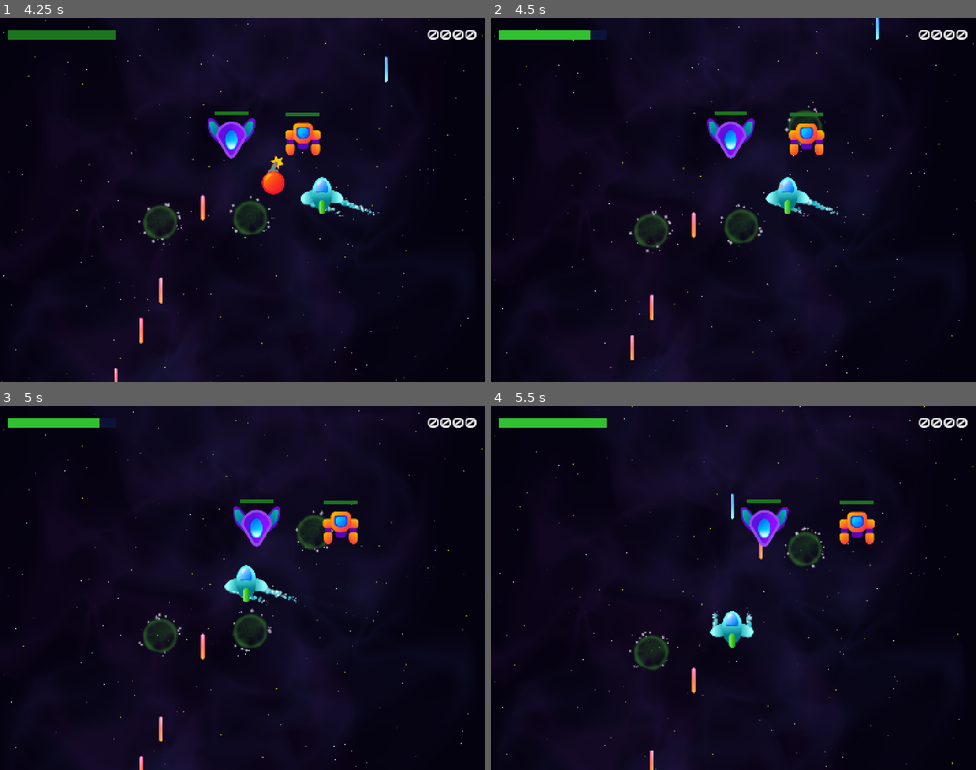
Above: before the commit, frames 1-4 (two rows, left to right).
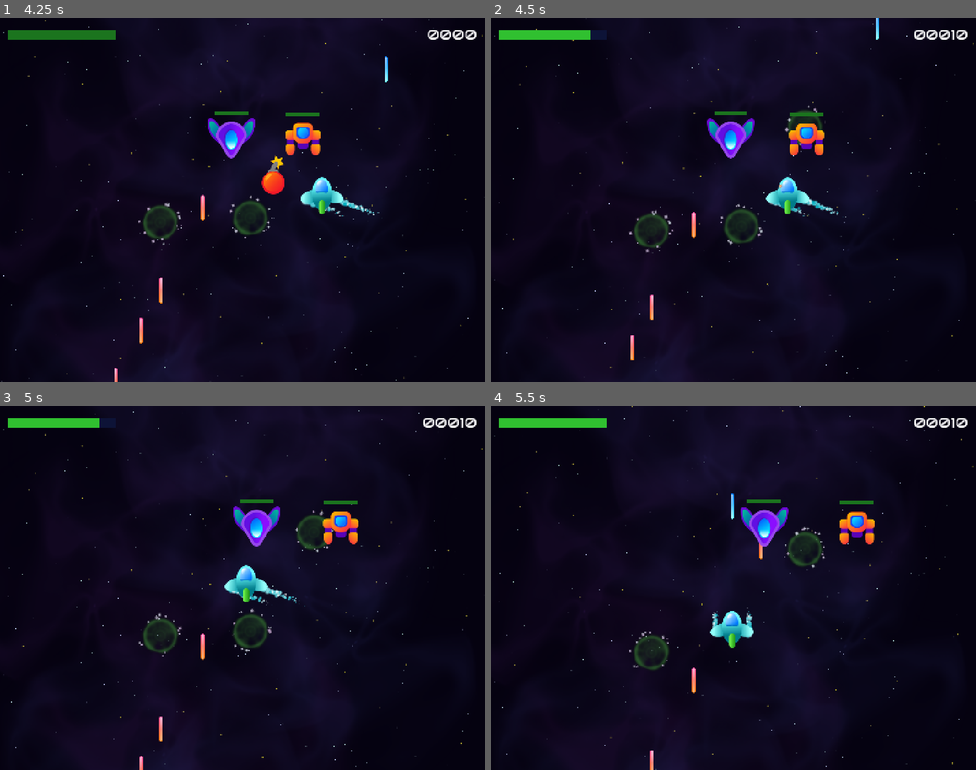
Above: after the commit, the same moments.

Repository: DaveM7788/space-ace-46
Game: Godot game, scene res://Scenes/Level/level.tscn
Two runs of this game, one before a commit and one after it. Both use one fixed random seed, a clock stepped at 60 frames per second and the inputs below. Sound files missing from this copy of the repository are replaced by a short silence.
Inputs:
- Up to frame 1 (4.25 s): hold D (right) 0.53-1.28 s; tap Space (shoot) at 0.6, 2.1, 3.6 s; hold S (down) 1.28-2.03 s; tap T (test) at 1.35, 2.85 s; hold D (right) 2.03-2.78 s; hold W (up) 2.78-3.53 s; hold A (left) from 3.53 s (still down)
- Up to frame 2 (4.5 s): keep holding A (left); tap T (test) at 4.35 s
- Up to frame 3 (5 s): keep holding A (left)
- Up to frame 4 (5.5 s): release A (left) at 5.03 s; hold S (down) from 5.03 s (still down); tap Space (shoot) at 5.1 s

Frame 1 is identical in both runs. In frame 2, 0.2% of the frame differs, in the area x 87-96%, y 3-6%; in frame 3, 0.2%; in frame 4, 0.2%.

Commit message:
Add score
score on top right of screen

Diff:
--- a/Globals/SignalHub.gd
+++ b/Globals/SignalHub.gd
@@ -4,6 +4,7 @@
 signal spawn_pool_object(position: Vector2, scene: PackedScene)
 signal player_take_damage(damage: int)
 signal player_health_boost(boost: int)
+signal points_scored(points: int)
 
 func emit_spawn_pool_object(position: Vector2, scene: PackedScene) -> void:
 	spawn_pool_object.emit(position, scene)
@@ -15,3 +16,7 @@
 
 func emit_player_health_boost(boost: int) -> void:
 	player_health_boost.emit(boost)
+
+
+func emit_points_scored(points: int) -> void:
+	points_scored.emit(points)
--- a/Scenes/Enemies/enemy_base.gd
+++ b/Scenes/Enemies/enemy_base.gd
@@ -6,6 +6,7 @@
 @export var power_up_chance := 0.4
 @export var missle_scene: PackedScene
 @export var missle_chance := 0.6
+@export var points := 0
 @onready var health_bar: HealthBar = $HealthBar
 @onready var sprite_2d: Sprite2D = $Sprite2D
 
@@ -26,6 +27,7 @@
 
 
 func _on_health_bar_died() -> void:
+	SignalHub.emit_points_scored(points)
 	SignalHub.emit_spawn_pool_object(global_position, explosion_scene)
 	create_random_chance_scene(power_up_scene, power_up_chance)
 	create_random_chance_scene(missle_scene, missle_chance)
--- a/Scenes/Enemies/enemy_robot.tscn
+++ b/Scenes/Enemies/enemy_robot.tscn
@@ -9,6 +9,7 @@
 radius = 53.0
 
 [node name="EnemyRobot" unique_id=695615700 instance=ExtResource("1_i7y0x")]
+points = 50
 
 [node name="Sprite2D" parent="." index="0" unique_id=738904732]
 scale = Vector2(1.2, 1.2)
@@ -21,6 +22,7 @@
 
 [node name="HitBox" parent="." index="2" unique_id=389845805]
 collision_shape = SubResource("CircleShape2D_l513i")
+invincible_time = 0.1
 
 [node name="HealthBar" parent="." index="3" unique_id=1403744379]
 offset_left = -50.0
--- a/Scenes/Enemies/enemy_v.tscn
+++ b/Scenes/Enemies/enemy_v.tscn
@@ -9,6 +9,7 @@
 radius = 58.0
 
 [node name="EnemyV" unique_id=695615700 instance=ExtResource("1_vftjy")]
+points = 60
 
 [node name="Sprite2D" parent="." index="0" unique_id=738904732]
 rotation = 3.1415927
@@ -23,6 +24,7 @@
 
 [node name="HitBox" parent="." index="2" unique_id=389845805]
 collision_shape = SubResource("CircleShape2D_8uayo")
+invincible_time = 0.1
 
 [node name="HealthBar" parent="." index="3" unique_id=1403744379]
 offset_left = -50.0
--- a/Scenes/GameUI/game_ui.gd
+++ b/Scenes/GameUI/game_ui.gd
@@ -3,12 +3,15 @@
 @onready var health_bar: HealthBar = $MarginContainer/HealthBar
 @onready var music: AudioStreamPlayer = $Music
 @onready var boost_sound: AudioStreamPlayer = $BoostSound
+@onready var score_label: Label = $MarginContainer/ScoreLabel
 
+var _score := 0
 
 # Called when the node enters the scene tree for the first time.
 func _ready() -> void:
 	SignalHub.player_take_damage.connect(on_player_take_damage)
 	SignalHub.player_health_boost.connect(on_player_health_boost)
+	SignalHub.points_scored.connect(on_points_scored)
 
 
 func on_player_take_damage(damage: int) -> void:
@@ -20,6 +23,11 @@
 	boost_sound.play()
 
 
+func on_points_scored(points: int) -> void:
+	_score += points
+	score_label.text = "%05d" % _score
+
+
 func _on_health_bar_died() -> void:
 	music.stop()
 	get_tree().paused = true
--- a/Scenes/Projectiles/base_projectile.gd
+++ b/Scenes/Projectiles/base_projectile.gd
@@ -2,6 +2,7 @@
 
 @export var explosion_scene: PackedScene
 @export var explosion_margin: float = 40.0
+@export var points := 0
 @onready var life_timer: Timer = $LifeTimer
 @onready var hit_box: HitBox = $HitBox
 var _mover: Mover
@@ -40,5 +41,6 @@
 
 
 func _on_hit_box_died(collided_with: Area2D) -> void:
+	SignalHub.emit_points_scored(points)
 	explode(collided_with.global_position)
 	deactivate()
--- a/Scenes/Projectiles/enemy_bomb.tscn
+++ b/Scenes/Projectiles/enemy_bomb.tscn
@@ -10,6 +10,7 @@
 
 [node name="EnemyBomb" unique_id=231830469 instance=ExtResource("1_y4qe0")]
 explosion_scene = ExtResource("2_gw84i")
+points = 10
 
 [node name="Sprite2D" parent="." index="0" unique_id=941980639]
 scale = Vector2(0.9, 0.9)
@@ -26,3 +27,4 @@
 collision_layer = 20
 collision_mask = 9
 collision_shape = SubResource("CircleShape2D_y4qe0")
+invincible_time = 0.1
--- a/Scenes/Projectiles/homing_missle.tscn
+++ b/Scenes/Projectiles/homing_missle.tscn
@@ -11,6 +11,7 @@
 
 [node name="HomingMissle" unique_id=231830469 instance=ExtResource("1_sfv3s")]
 explosion_scene = ExtResource("2_jiqq4")
+points = 15
 
 [node name="Sprite2D" parent="." index="0" unique_id=941980639]
 rotation = 1.5707964
